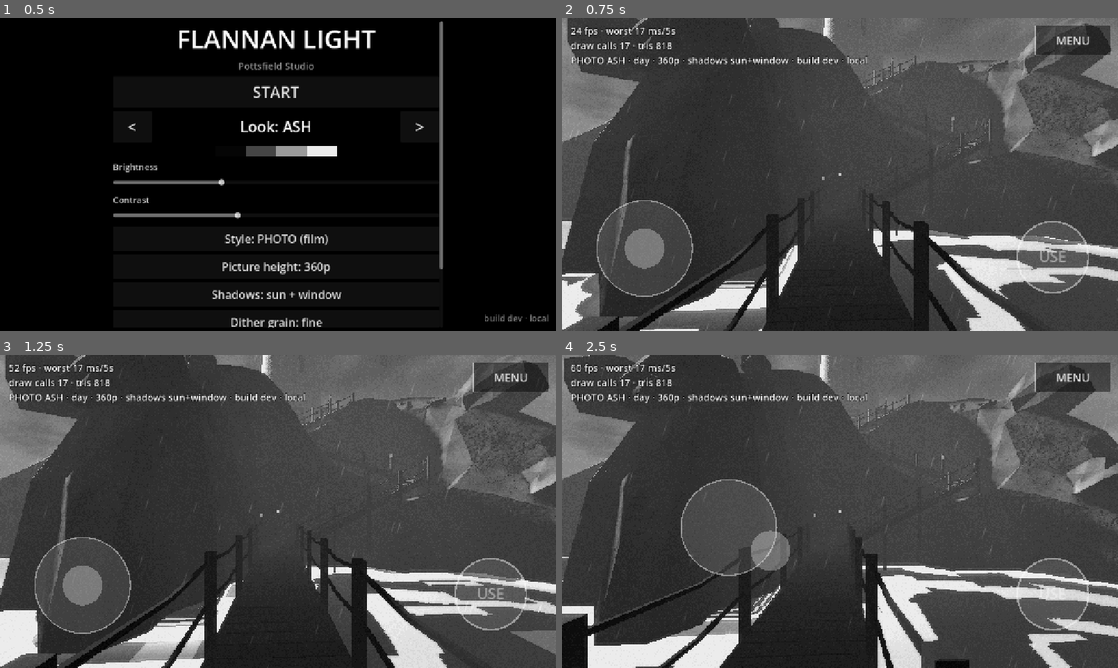
Above: before the commit, frames 1-4 (two rows, left to right).
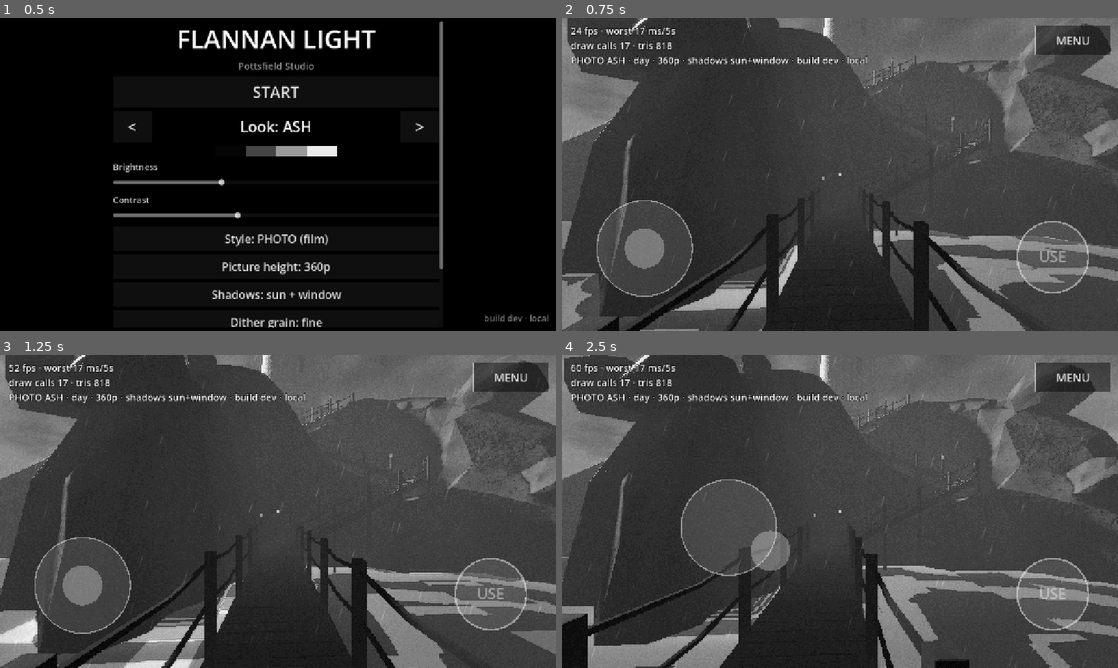
Above: after the commit, the same moments.

Repository: mahmoud70004-debug/Flannan-Light
Game: Godot game, scene res://scenes/title.tscn
Same seed, same stepped clock (60 frames per second), same inputs: the game is played once before the commit and once after it.
Inputs (mouse positions are in pixels of both pictures, inside the frame that each line leads up to):
- Up to frame 1 (0.5 s): no input
- Up to frame 2 (0.75 s): click "START" at 0.5 s
- Up to frame 3 (1.25 s): no input
- Up to frame 4 (2.5 s): tap Enter at 1.25 s; move the mouse to (962, 495) at 1.27 s; hold Right (ui_right) 1.28-2 s; tap E at 1.35 s; click (962, 495) at 1.42 s; drag from (728, 527) to (812, 574) at 2.02 s

Frame 1 is identical in both runs. In frame 2, 6.7% of the frame differs, in the area x 0-100%, y 0-100%; in frame 3, 6.8%; in frame 4, 7.9%.

Commit message:
Calmer surf and darker, rounder boulders
Co-Authored-By: Claude Opus 5.5 <noreply@anthropic.com>
Claude-Session: https://claude.ai/code/session_012jYvPEh95BPoE2SxmCMt2C

Diff:
--- a/game/scripts/island.gd
+++ b/game/scripts/island.gd
@@ -82,7 +82,7 @@
 func _build_terrain() -> void:
 	var scene := (load(MODEL) as PackedScene).instantiate()
 	add_child(scene)
-	var mat := Tex.material(Tex.rock(), 3.0, 1.35, 2.5)
+	var mat := Tex.material(Tex.rock(), 3.0, 1.15, 2.5)
 	mat.vertex_color_use_as_albedo = true
 	for n in scene.find_children("*", "MeshInstance3D", true, false):
 		var mi := n as MeshInstance3D
@@ -443,7 +443,11 @@
 			nrm = nrm.normalized()
 			if nrm.dot((p0 + p1 + p2) / 3.0 - centre) < 0.0:
 				nrm = -nrm
-			b.tri(p0, p1, p2, nrm, nrm, nrm)
+			# half faceted, half rounded: chunky rock that does not flash white on its sunny facets
+			var n0 := (nrm + (p0 - centre).normalized()).normalized()
+			var n1 := (nrm + (p1 - centre).normalized()).normalized()
+			var n2 := (nrm + (p2 - centre).normalized()).normalized()
+			b.tri(p0, p1, p2, n0, n1, n2)
 		var body := StaticBody3D.new()
 		var cs := CollisionShape3D.new()
 		var shape := ConvexPolygonShape3D.new()
@@ -452,7 +456,7 @@
 		body.add_child(cs)
 		add_child(body)
 	if not b.is_empty():
-		add_child(b.instance(Tex.material(Tex.rock(), 2.0, 0.6, 3.0)))
+		add_child(b.instance(Tex.material(Tex.rock(), 2.0, 0.45, 3.0)))
 
 
 ## Removes the terrain's triangles over a rectangle given in another node's frame (the tower cuts a hole for the
--- a/game/shaders/water.gdshader
+++ b/game/shaders/water.gdshader
@@ -36,5 +36,5 @@
 	float band = sin(mask * 26.0 - TIME * 1.6 + hash(floor(wpos.xz * 0.5)) * 2.0) * 0.5 + 0.5;
 	float surf = step(1.0 - foam_level * mask * 0.85, band * (0.55 + 0.45 * mask)) * step(0.06, mask);
 	float shore = smoothstep(0.78, 1.0, mask);
-	ALBEDO = vec3(clamp(v + surf * 0.55 + shore * 0.35, 0.0, 1.0));
+	ALBEDO = vec3(clamp(v + surf * 0.3 + shore * 0.14, 0.0, 1.0));
 }
